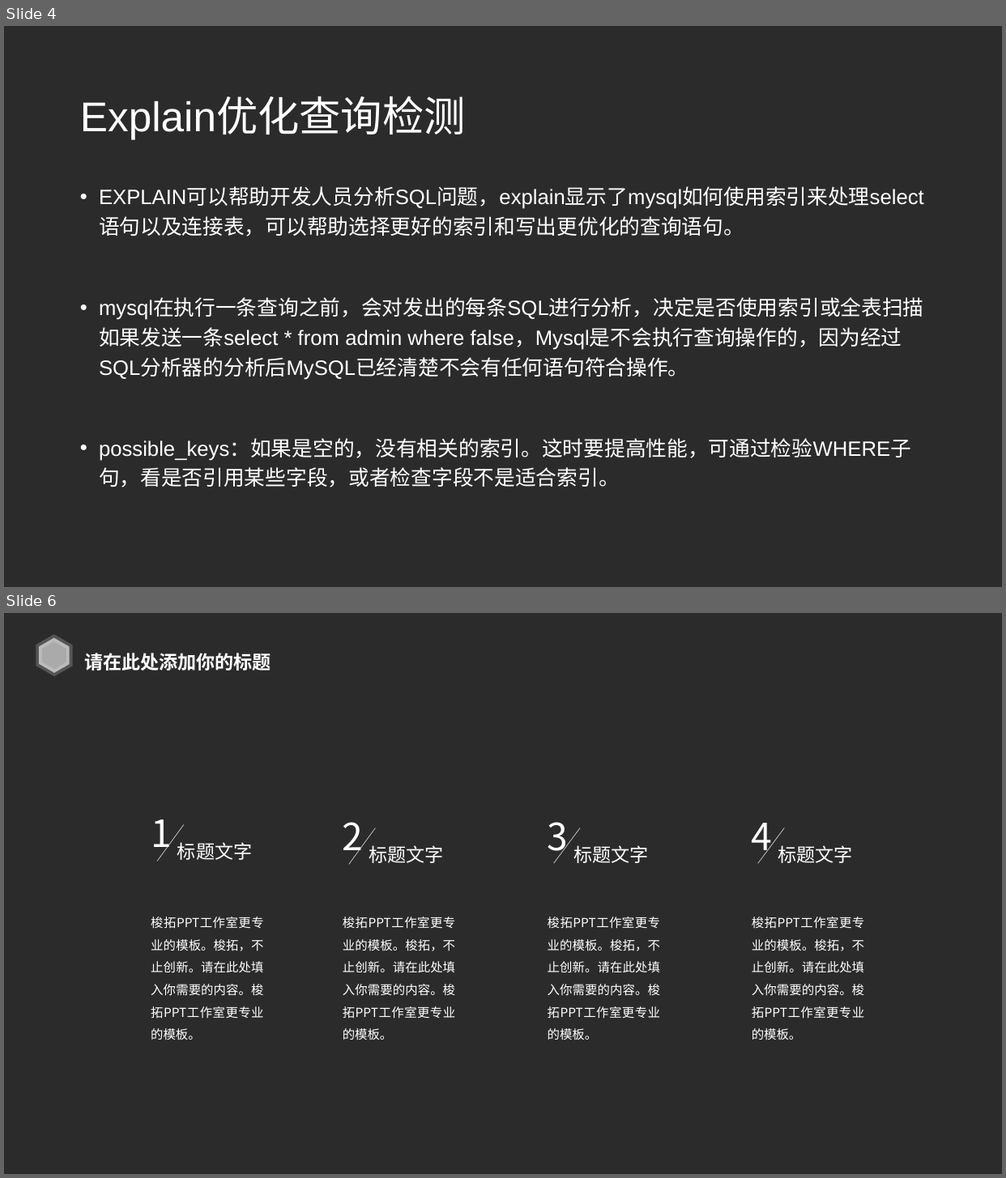
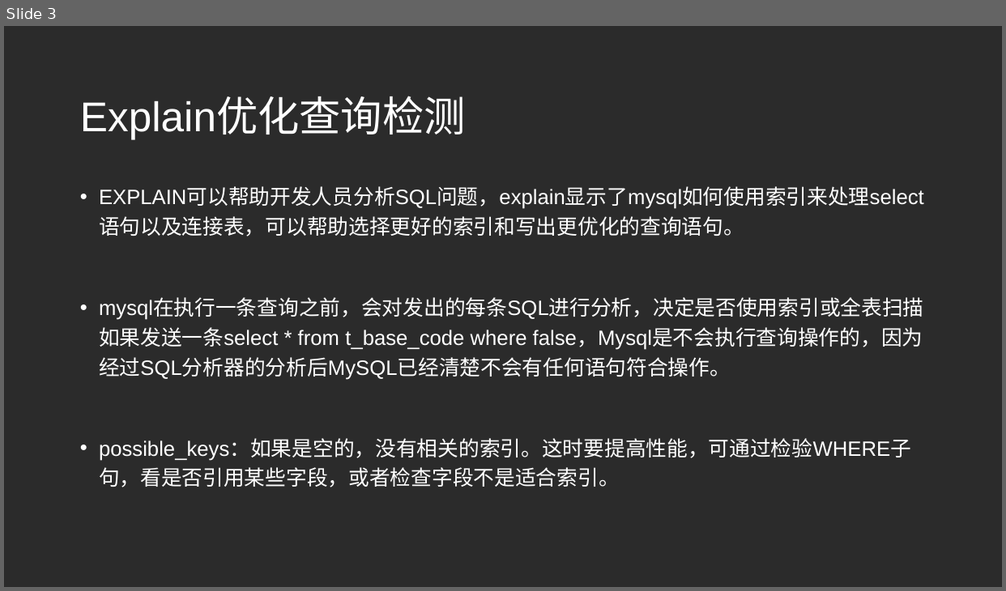
Before and after one commit to SilenceLoveLt/WorkSpaceNew, a slide deck: 工作/内部培训.pptx. Shown one above the other, each under a label of ours: slides 4 and 6 before the commit, slide 3 after it; the slides between them are not shown. The pictures are 1006x1178 and 1006x591 pixels, drawn with LibreOffice and Linux fonts; fonts in the diff are those of the drawing; background and template pictures are left out; a plain dark background stands for a picture behind light text. Boxes give left, top, right and bottom in pixels: in the first picture for what was removed or moved away, otherwise in the second. Text is boxed around its words. In the diff, an @@ line names an element or a change of style, - is before the commit and + after.

```diff
--- a/工作/内部培训.pptx
+++ b/工作/内部培训.pptx
@@ slide 6 removed at [4,613,1002,1174], background picture (left out) @@
@@ hexagon removed at [32,633,77,677] @@
@@ text removed at [84,653,271,671] @@
-请在此处添加你的标题
@@ text removed at [151,820,172,857] @@
-1
@@ line removed from (184, 825) to (157, 862) @@
@@ text removed at [343,822,364,860] @@
-2
@@ line removed from (375, 828) to (349, 865) @@
@@ text removed at [548,822,569,860] @@
-3
@@ line removed from (581, 828) to (553, 864) @@
@@ text removed at [752,823,773,860] @@
-4
@@ line removed from (785, 828) to (758, 864) @@
@@ text removed at [177,842,252,860] @@
-标题文字
@@ text removed at [369,845,444,863] @@
-标题文字
@@ text removed at [573,845,648,863] @@
-标题文字
@@ text removed at [778,845,852,863] @@
-标题文字
@@ text removed at [151,917,263,1040] @@
-梭拓PPT工作室更专业的模板。梭拓，不止创新。请在此处填入你需要的内容。梭拓PPT工作室更专业的模板。
@@ text removed at [343,917,455,1040] @@
-梭拓PPT工作室更专业的模板。梭拓，不止创新。请在此处填入你需要的内容。梭拓PPT工作室更专业的模板。
@@ text removed at [548,917,660,1040] @@
-梭拓PPT工作室更专业的模板。梭拓，不止创新。请在此处填入你需要的内容。梭拓PPT工作室更专业的模板。
@@ text removed at [752,917,864,1040] @@
-梭拓PPT工作室更专业的模板。梭拓，不止创新。请在此处填入你需要的内容。梭拓PPT工作室更专业的模板。
@@ what was slide 4 is now slide 3 @@
@@ slide 3 changed as well @@
@@ text at [99,298,924,380]: text changed @@
-• mysql在执行一条查询之前，会对发出的每条SQL进行分析，决定是否使用索引或全表扫描如果发送一条select * from admin where false，Mysql是不会执行查询操作的，因为经过SQL分析器的分析后MySQL已经清楚不会有任何语句符合操作。
+• mysql在执行一条查询之前，会对发出的每条SQL进行分析，决定是否使用索引或全表扫描如果发送一条select * from t_base_code where false，Mysql是不会执行查询操作的，因为经过SQL分析器的分析后MySQL已经清楚不会有任何语句符合操作。
```
Also in this commit, not shown: 3 other slides changed, 3 slides added, 2 other slides removed, 16 other files.
